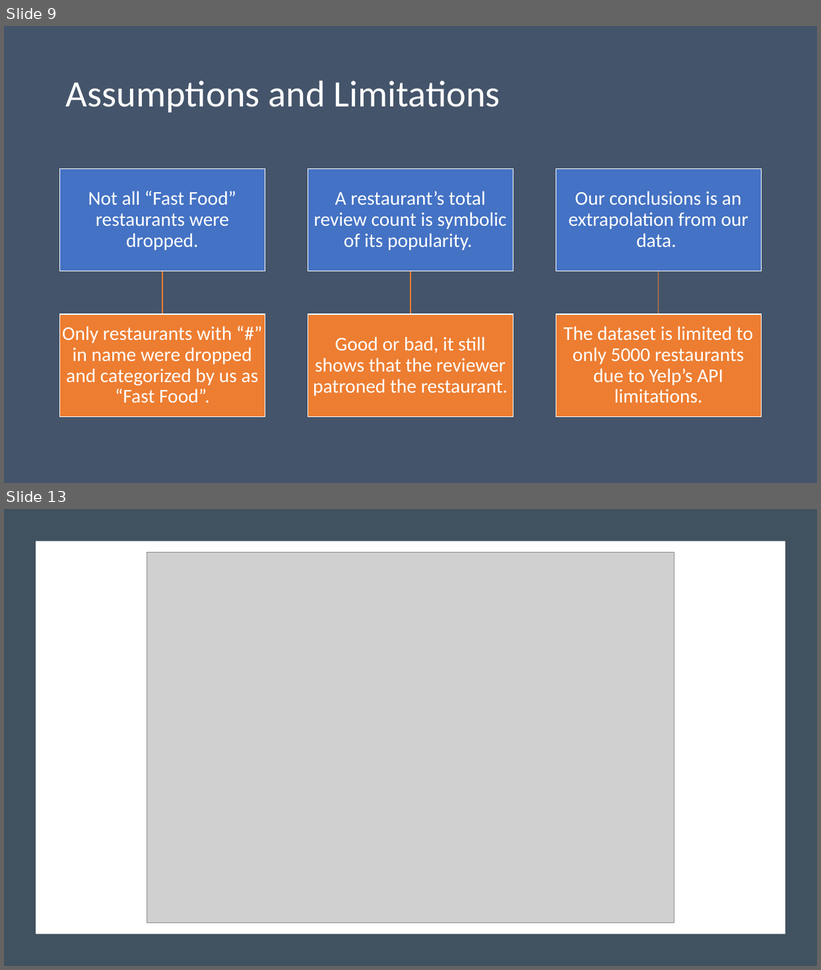
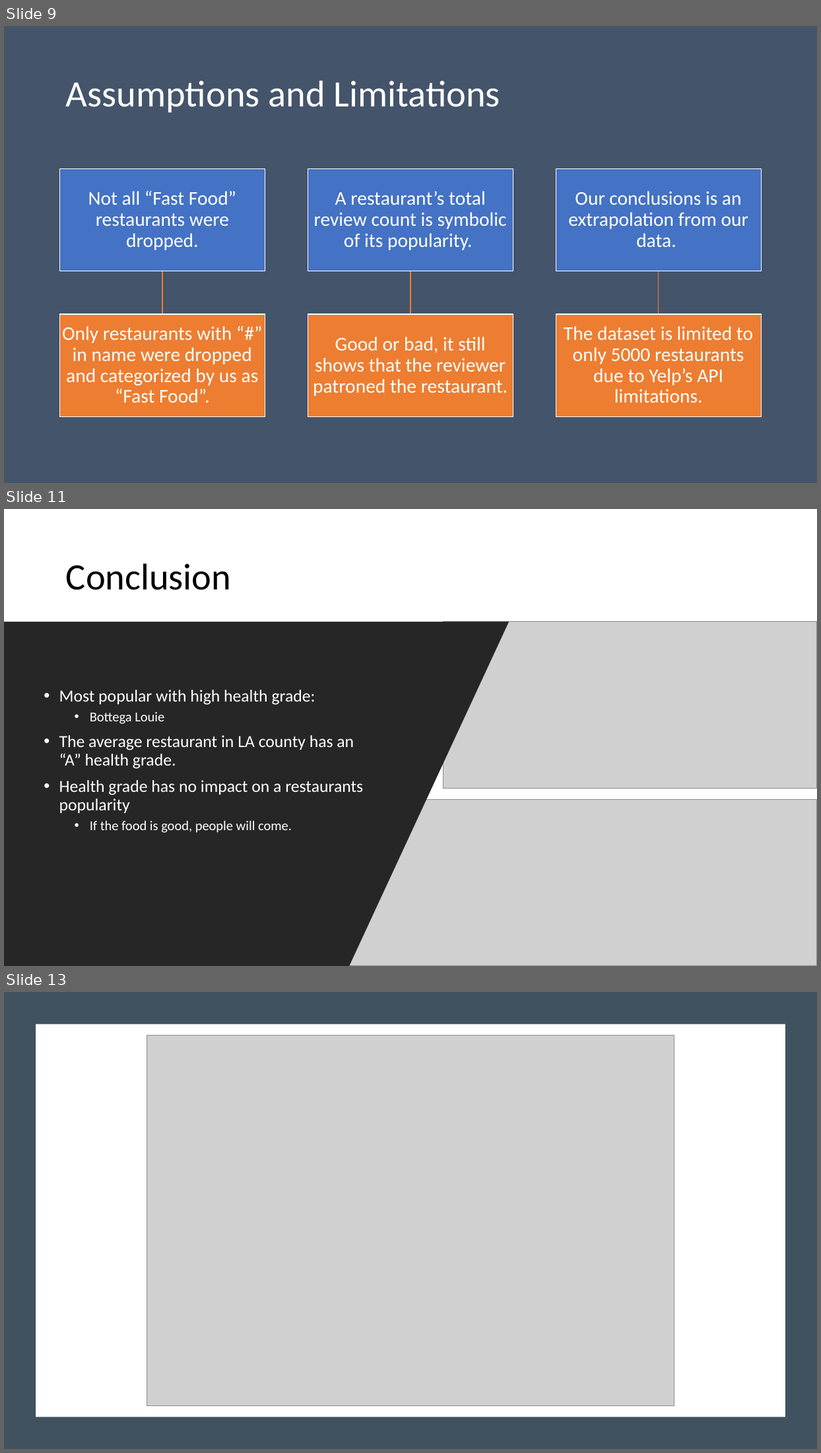
Before and after one commit to ryankchang/project1, a slide deck: GoodEats.pptx. Shown one above the other, each under a label of ours: slides 9 and 13 before the commit, slides 9, 11 and 13 after it; the slides between them are not shown. The pictures are 821x970 and 821x1453 pixels, drawn with LibreOffice and Linux fonts; fonts in the diff are those of the drawing; grey boxes stand for pictures. Boxes give left, top, right and bottom in pixels: in the first picture for what was removed or moved away, otherwise in the second. Text is boxed around its words. In the diff, an @@ line names an element or a change of style, - is before the commit and + after.

```diff
--- a/GoodEats.pptx
+++ b/GoodEats.pptx
@@ slide 11 added at (4, 509, 817, 966), background #000000 @@
@@ rectangle added at (4, 509, 817, 966), fill #FFFFFF @@
@@ title added at (66, 563, 231, 590), 44 pt, text #000000 @@
+Conclusion
@@ freeform shape added at (4, 622, 509, 966), fill #262626 @@
@@ picture added at (443, 622, 817, 789) @@
@@ text added at (59, 690, 363, 833), 20 pt, text #FFFFFF @@
+• Most popular with high health grade:
+  • Bottega Louie
+• The average restaurant in LA county has an “A” health grade.
+• Health grade has no impact on a restaurants popularity
+  • If the food is good, people will come.
@@ picture added at (323, 800, 817, 966) @@
```
Also in this commit, not shown: 2 slides changed, 2 slides removed.
